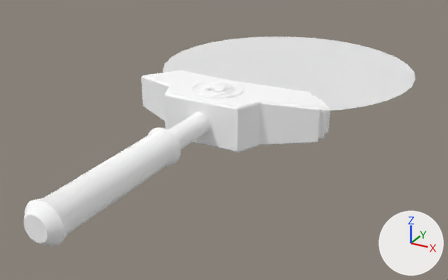
An edit to the Blender file Assets/Misc/Chronolens/Chronolens.blend, drawn before and after from the same camera.
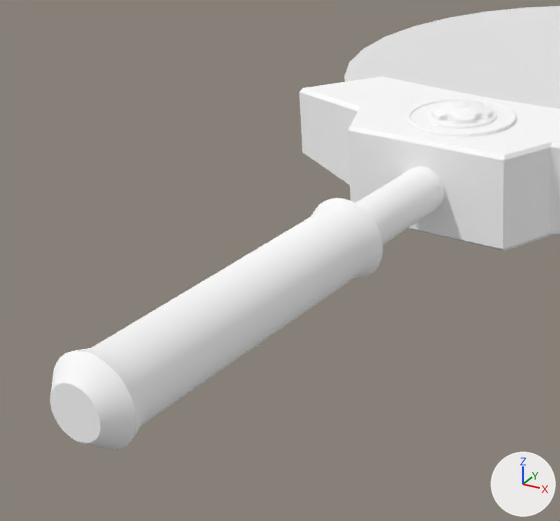
Each version appears first whole from a 50 mm lens placed at (2.39, -5.58, 1.88), pointed at (-0.02, -1.19, -0.31), and next in a close-up on the part from 0% to 59% of the width and 12% to 100% of the height. The axes (+X, +Y, +Z) are drawn at lower right. The lights are the same throughout.

The older version as bpy lines, for what is in view:
```python
me_circle_001 = bpy.data.meshes.new('Circle.001')
me_circle_001.from_pydata(...)  # 32 vertices, 1 face; spans x -1.17..1.17, y -1.17..1.17, z 0.0
me_circle_001.polygons.foreach_set('use_smooth', [True] * 1)
me_circle_001.materials.append(mat_chronolens)  # white #e7e7e7
me_circle_002 = bpy.data.meshes.new('Circle.002')
me_circle_002.from_pydata(...)  # 707 vertices, 651 faces; spans x -0.083..0.083, y -0.081..0.081, z 0.0..0.036
me_circle_002.polygons.foreach_set('use_smooth', [True] * 651)
# faces by material slot: [360, 291]
me_circle_002.materials.append(mat_chrome)  # its picture is missing
me_circle_002.materials.append(mat_metal)  # its picture is missing
me_plane = bpy.data.meshes.new('Plane')
me_plane.from_pydata(...)  # 400 vertices, 337 faces; spans x 0.0..0.86, y -2.85..-0.16, z 0.0..0.21
me_plane.polygons.foreach_set('use_smooth', [True] * 337)
# faces by material slot: [329, 8]
me_plane.materials.append(mat_chrome)  # its picture is missing
me_plane.materials.append(mat_metal)  # its picture is missing
ob_gear = bpy.data.objects.new('Gear', me_circle_002)
ob_gear.location = (0.0, -1.325, 0.206)
ob_gear.scale = (1.41, 1.41, 1.41)
ob_handle = bpy.data.objects.new('Handle', me_plane)
ob_handle.location = (0.0, -0.587, 0.0)
_m = ob_handle.modifiers.new('Mirror', 'MIRROR')
_m.use_axis = (True, False, True)
_m.use_clip = True
ob_lense = bpy.data.objects.new('Lense', me_circle_001)
ob_lense.location = (0.0, 0.114, 0.0)
ob_lense.scale = (1.08, 1.08, 1.08)
```
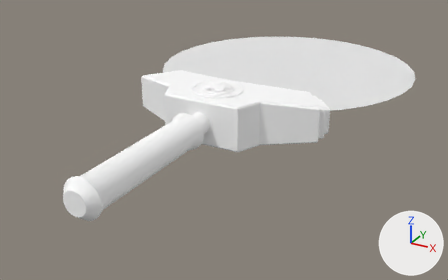
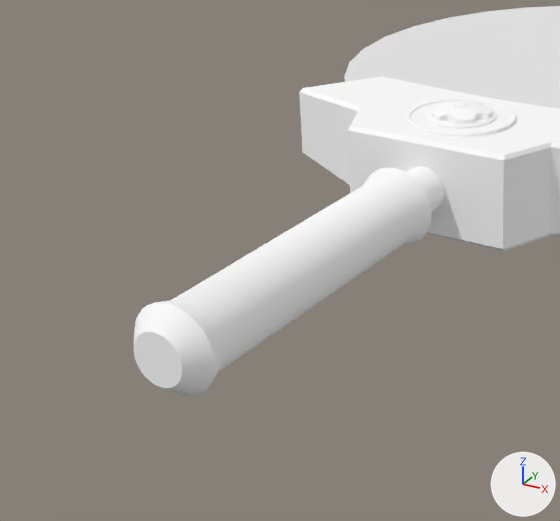
What changed in the scene script:
```text
Change me_plane:
    where me_plane.from_pydata(...)  # 400 vertices, 337 faces; spans x 0.0..0.86, y -2.85..-0.16, z 0.0..0.21
    used by ob_handle; location = (0.0, -0.587, 0.0)
    me_plane part 1: all 55 vertices in x 0.0..0.15, y -2.85..-1.49, z 0.0..0.15 are moved by (0.0, 0.33, 0.0)
```

Boxes (x1, y1, x2, y2) around the edits, measured in the close-ups (560 x 521 px; the box of a moved part takes in the faces that stretch with it):
'Handle', reshaped: before (50, 76, 560, 450); after (134, 76, 560, 396)
part 1 of me_plane, moved or reshaped: before (50, 166, 445, 450); after (134, 166, 445, 396)
